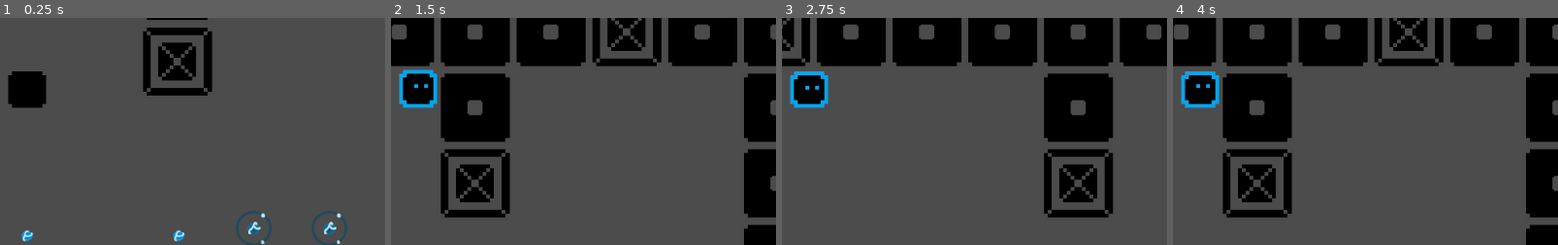
Above: before the commit, frames 1-4 (left to right).
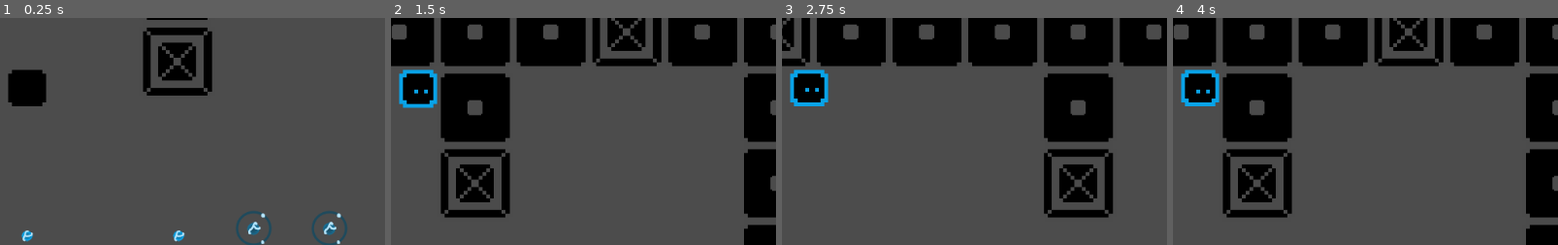
Above: after the commit, the same moments.

Repository: Dadard29/TileStory
Game: Godot game, scene res://scenes/Main.tscn
Two runs of this game, one before a commit and one after it. Both use one fixed random seed, a clock stepped at 60 frames per second and the inputs below.
Inputs:
- Up to frame 1 (0.25 s): no input
- Up to frame 2 (1.5 s): tap Enter (ui_accept) at 0.5, 0.77, 1.25 s; hold Right (ui_right) from 0.53 s (still down)
- Up to frame 3 (2.75 s): tap Enter (ui_accept) at 1.52, 2 s; release Right (ui_right) at 2.03 s; hold Left (ui_left) from 2.03 s (still down)
- Up to frame 4 (4 s): release Left (ui_left) at 2.78 s; hold Right (ui_right) from 2.78 s (still down); tap Enter (ui_accept) at 3.02, 3.77 s
The pictures show only the part of the screen within x 46-96%, y 34-84%; the shares and areas given below are measured in that part.

The runs differ from the first frame. In frame 1, 0.2% of the frame differs, in the area x 2-13%, y 22-40%; in frame 2, less than 0.1%; in frame 3, 0.4%; in frame 4, 0.4%.

Commit message:
added animation flip

Diff:
--- a/scripts/nodes/PlayerAnimations.gd
+++ b/scripts/nodes/PlayerAnimations.gd
@@ -1,9 +1,12 @@
 extends AnimatedSprite
+
+const ORIENT_T = preload("res://scripts/classes/OrientationsType.gd").ORIENT_TYPE
 
 const _ANIMATION_IDLE = "idle"
 const _ANIMATION_MOVE_RIGHT = "move_right"
 
 var _moving: bool = false
+var _is_inverted: bool = false
 
 func _ready():
 	pass
@@ -13,11 +16,11 @@
 
 func _move_left():
 	self.play(_ANIMATION_MOVE_RIGHT)
-	self.set_flip_h(true)
+	self.set_flip_h(not self._is_inverted)
 
 func _move_right():
 	self.play(_ANIMATION_MOVE_RIGHT)
-	self.set_flip_h(false)
+	self.set_flip_h(self._is_inverted)
 
 func set_moving_animation(is_moving: bool, is_moving_left: bool, is_moving_right: bool):
 	var _moving_previous = _moving
@@ -33,3 +36,24 @@
 
 		else:
 			self._idle()
+
+func set_orient_type(orient_type):
+	if orient_type == ORIENT_T.UP:
+		self.set_flip_v(false)
+		self.set_rotation_degrees(0)
+		self._is_inverted = false
+
+	elif orient_type == ORIENT_T.DOWN:
+		self.set_flip_v(true)
+		self.set_rotation_degrees(0)
+		self._is_inverted = false
+
+	elif orient_type == ORIENT_T.RIGHT:
+		self.set_flip_v(false)
+		self.set_rotation_degrees(90)
+		self._is_inverted = false
+
+	elif orient_type == ORIENT_T.LEFT:
+		self.set_flip_v(false)
+		self.set_rotation_degrees(270)
+		self._is_inverted = true
--- a/scripts/nodes/PlayerKinematic.gd
+++ b/scripts/nodes/PlayerKinematic.gd
@@ -35,6 +35,8 @@
 		DEFAULT_ORIENT_TYPE
 	)
 
+	self.anim.set_orient_type(DEFAULT_ORIENT_TYPE)
+
 func manage_gravity_switch():
 	if self.velocity.is_falling_with_max_speed(_velocity, is_on_floor(), 200, 600):
 		if self._modulate_set == false:
@@ -53,6 +55,7 @@
 		if new_orient_type != self.direction._type:
 			self.velocity.set_orient_type(new_orient_type)
 			self.direction.set_orient_type(new_orient_type)
+			self.anim.set_orient_type(new_orient_type)
 
 	else:
 		if self._modulate_set == true:
